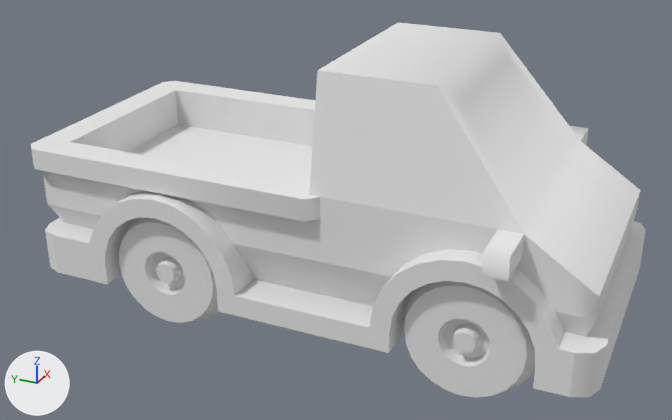
Two versions of the OBJ model Assets/Assets/kenney_car-kit/Models/OBJ format/truckFlat.obj, one commit apart.
The view is the same before and after, from a camera (50 mm lens) standing at (-3.71, -1.62, 2.33) and looking at (-0.07, 0.02, 0.51). The axes (+X, +Y, +Z) are drawn at lower left. The lights are the same throughout. The first picture is the older version. Where no turn or scale is listed for an object, it has been applied to the vertices.

In view in the first picture: 'truckFlat'.
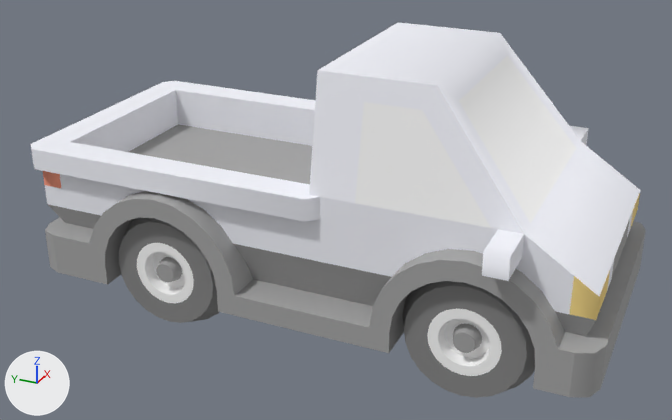
The edits, one by one:
Material 'plastic' (mat_plastic) changes colour from white #e7e7e7 to grey #a5a5a5; in linear values from (0.8, 0.8, 0.8) to (0.376, 0.376, 0.376).
Material 'carTire' (mat_cartire) changes colour from white #e7e7e7 to grey #868686; in linear values from (0.8, 0.8, 0.8) to (0.239, 0.239, 0.239).
Material 'window' (mat_window) changes colour from white #e7e7e7 to white #f8f8f8; in linear values from (0.8, 0.8, 0.8) to (0.937, 0.937, 0.937).
Material 'lightBack' (mat_lightback) changes colour from white #e7e7e7 to beige #ff9f83; in linear values from (0.8, 0.8, 0.8) to (1.0, 0.349, 0.227).
Material 'paintWhite' (mat_paintwhite) changes colour from white #e7e7e7 to white #f3f4fb; in linear values from (0.8, 0.8, 0.8) to (0.898, 0.906, 0.969).
Material 'lightFront' (mat_lightfront) changes colour from white #e7e7e7 to yellow #fbdd8b; in linear values from (0.8, 0.8, 0.8) to (0.961, 0.725, 0.259).
Material '_defaultMat' (mat_defaultmat) changes colour from white #e7e7e7 to white #ffffff; in linear values from (0.8, 0.8, 0.8) to (1.0, 1.0, 1.0).

Where the change shows, as pixel boxes (x1, y1, x2, y2) in the pictures (672 x 420 px):
'truckFlat', recoloured
    both: (31, 22, 646, 398)
